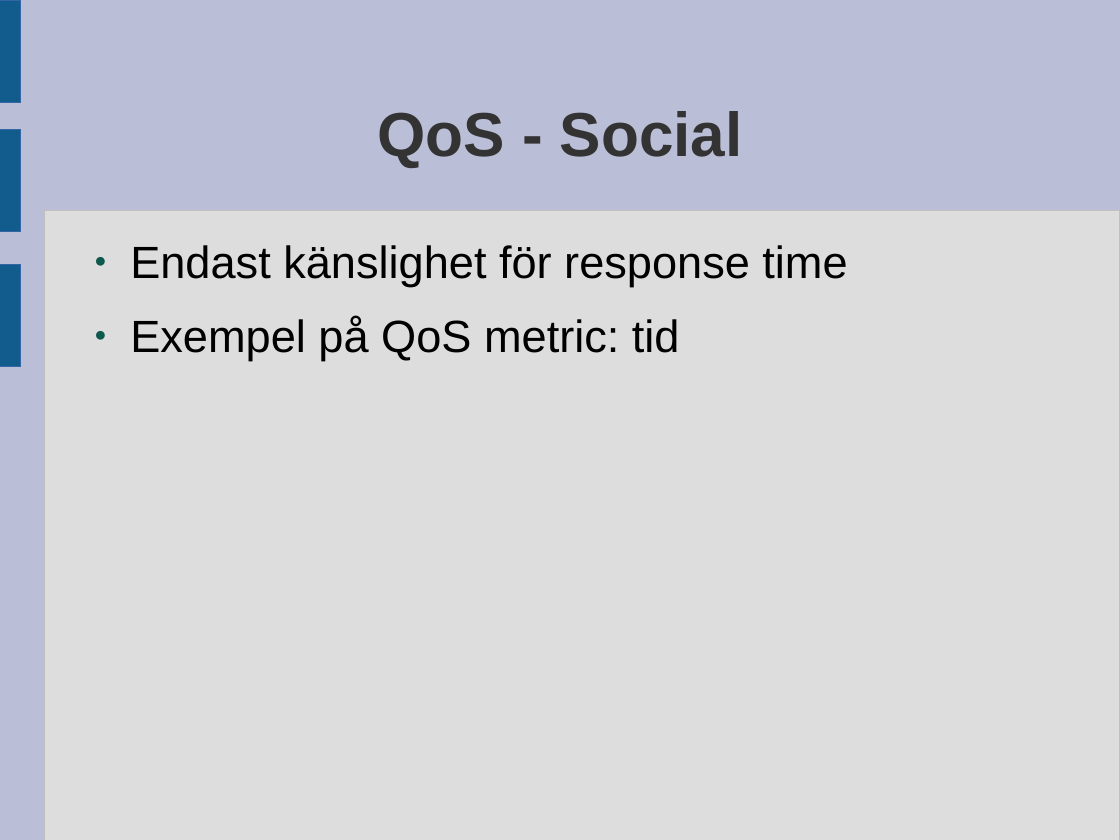
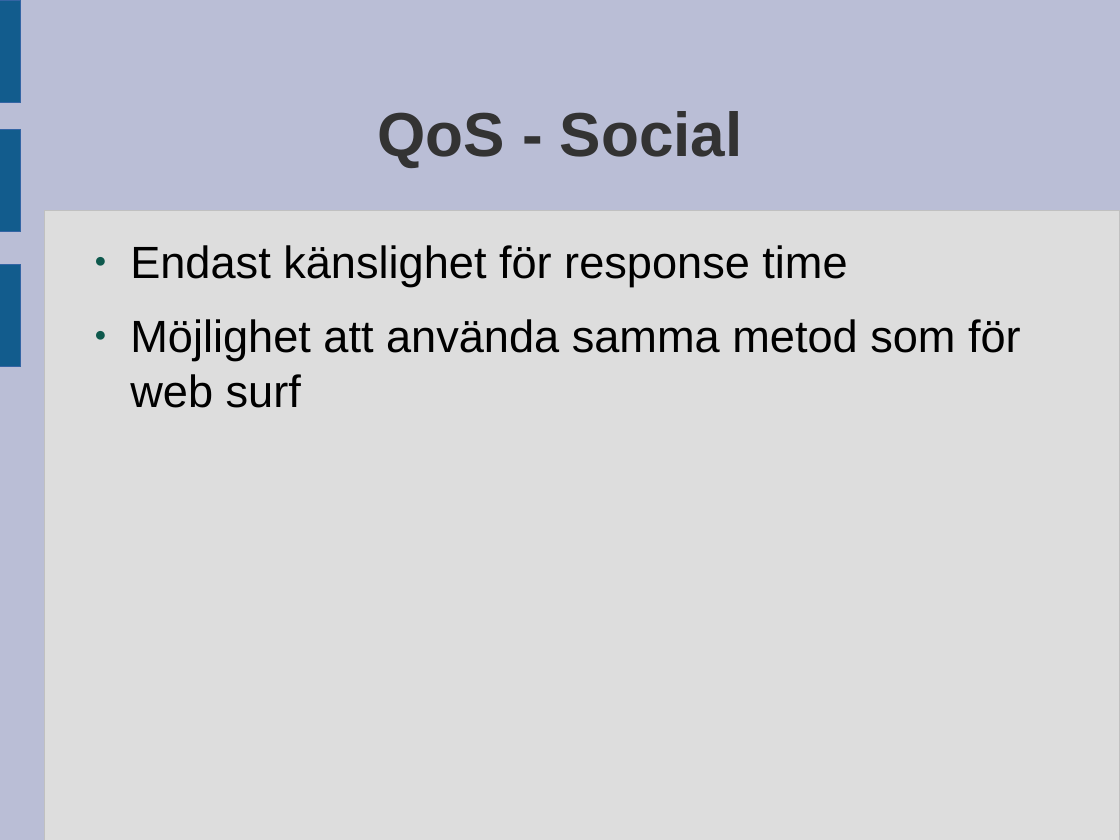
Before and after one commit to visse509/Dissertation, a slide deck: slide 8 of Presentation_möte.odp. Drawn at 1120x840 pixels with LibreOffice and Linux fonts; fonts in the diff are those of the drawing. Boxes give left, top, right and bottom in pixels: in the first picture for what was removed or moved away, otherwise in the second. Text is boxed around its words. In the diff, an @@ line names an element or a change of style, - is before the commit and + after.

```diff
--- a/Presentation_möte.odp
+++ b/Presentation_möte.odp
@@ text at (x1=130, y1=319, x2=1021, y2=408): text changed @@
-● Exempel på QoS metric: tid
+● Möjlighet att använda samma metod som för web surf
```
Also in this commit, not shown: 4 other slides changed, 2 other files.
